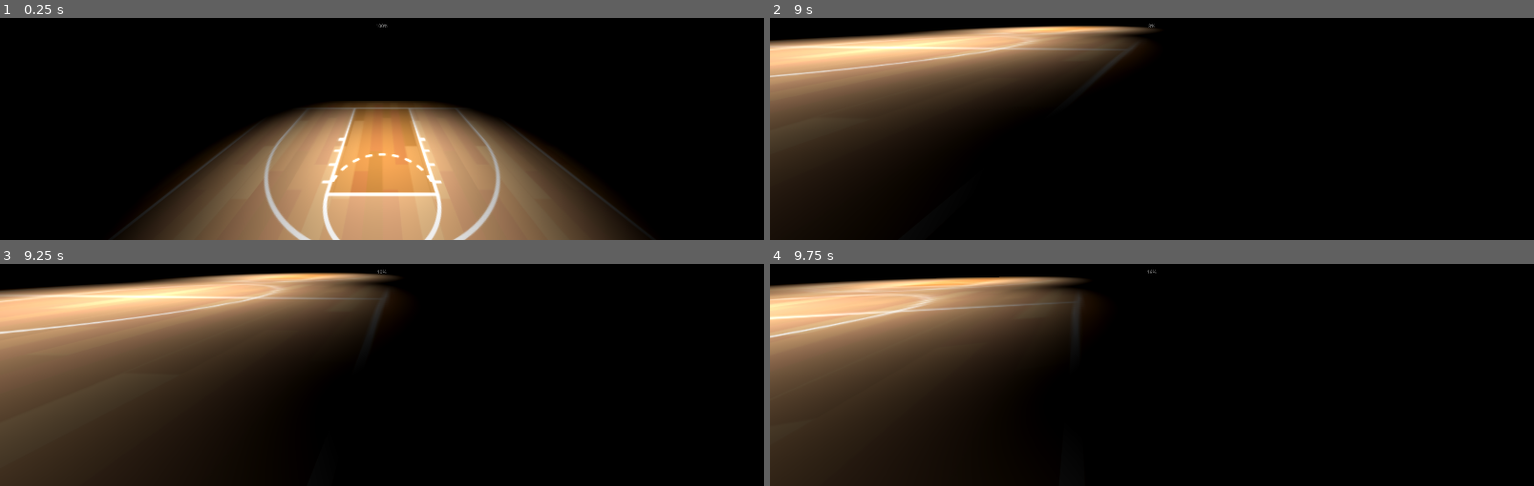
Above: before the commit, frames 1-4 (two rows, left to right).
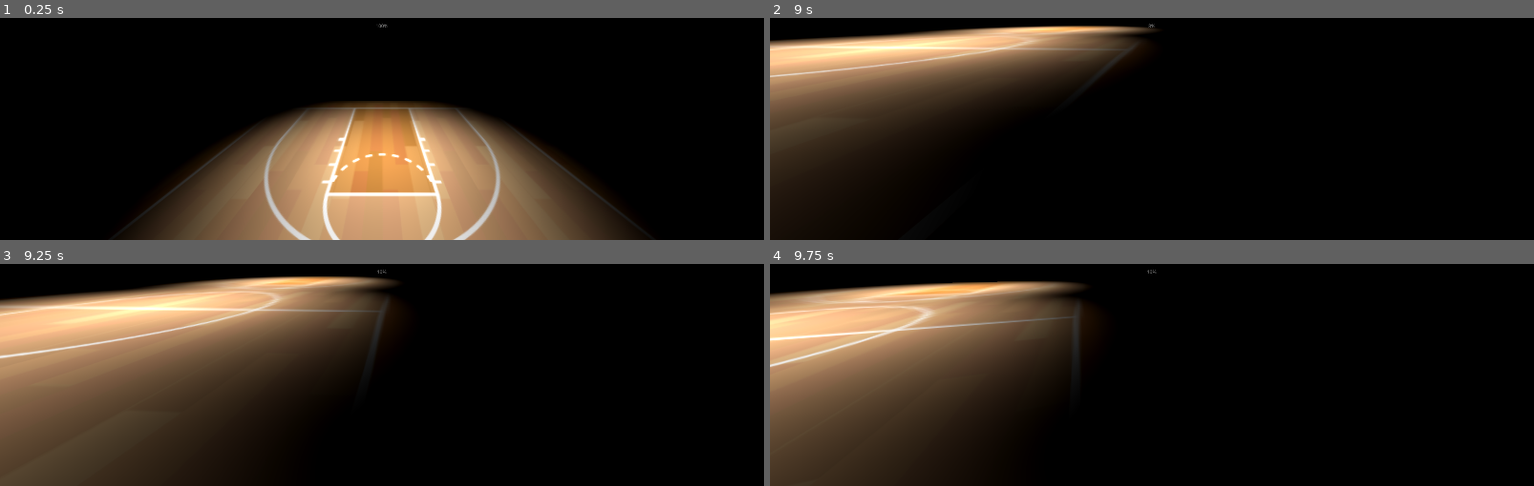
Above: after the commit, the same moments.

Repository: Stetoskop/godot-dev
Game: Godot game, scene res://main_node_3d.tscn
The game is run twice, just before and just after one commit, with the same random seed, the same clock (stepped at 60 frames per second) and the same inputs.
Inputs (mouse positions are in pixels of both pictures, inside the frame that each line leads up to):
- Up to frame 1 (0.25 s): no input
- Up to frame 2 (9 s): move the mouse to (1190, 24) at 0.52 s; hold D (char_move_right) 0.53-1.28 s; tap Space (char_move_jump) at 0.6, 0.77, 1.07, 1.52, 1.55, 1.82, 2.3, 2.85, 3.02, 3.32, 3.77, 3.8, 4.07, 4.52, 4.55, 4.82, 5.1, 6.02, 6.05, 6.32, 6.77, 6.8, 7.07, 7.35, 7.52, 7.82, 8.3 s; move the mouse to (1113, 26) at 1.27 s; hold S (char_move_back) 1.28-2.03 s; tap W (char_move_forw) every 2.25 s from 1.35 to 8.1 s; move the mouse to (1167, 18) at 2.02 s; hold Shift (char_move_run) 2.03-2.78 s; hold D (char_move_right) 2.03-3.53 s; move the mouse to (1144, 33) at 2.77 s; move the mouse to (1205, 31) at 3.52 s; hold A (char_move_left) 3.53-5.03 s; move the mouse to (1090, 20) at 4.27 s; tap Shift (char_move_run) at 4.35, 8.85 s; move the mouse to (1159, 24) at 5.02 s; hold S (char_move_back) 5.03-5.78 s; move the mouse to (outside the picture) at 5.77 s; hold D (char_move_right) 5.78-8.03 s; move the mouse to (1190, 24) at 6.52 s; hold Shift (char_move_run) 6.53-7.28 s; move the mouse to (1113, 26) at 7.27 s; move the mouse to (1167, 18) at 8.02 s; hold S (char_move_back) 8.03-8.78 s; move the mouse to (1144, 33) at 8.77 s; hold A (char_move_left) from 8.78 s (still down)
- Up to frame 3 (9.25 s): keep holding A (char_move_left); tap Space (char_move_jump) at 9.02, 9.05 s
- Up to frame 4 (9.75 s): tap Space (char_move_jump) at 9.32, 9.6 s; move the mouse to (1205, 277) at 9.52 s; release A (char_move_left) at 9.53 s; hold D (char_move_right) from 9.53 s (still down)

Frames 1-2 are identical in both runs. In frame 3, 24% of the frame differs, in the area x 0-52%, y 3-100%; in frame 4, 21%.

Commit message:
2025-03-10-1855

Diff:
--- a/basketball_game/character_body_3d.gd
+++ b/basketball_game/character_body_3d.gd
@@ -34,7 +34,7 @@
 		velocity.y = jump_force
 		stamina_val -= 20
 	elif Input.is_action_just_pressed("char_move_jump") and is_on_floor():
-		velocity.y = jump_force/4
+		velocity.y = jump_force/1.5
 
 	var input_dir = Vector3(
 		Input.get_axis("char_move_left", "char_move_right"),
@@ -65,7 +65,6 @@
 @onready var stamina_bar := $"../ProgressBar"
 
 func _process(delta: float) -> void:
-
 	if speed > speed_default:
 		running = true
 	stamina_bar.min_value = stamina_min
--- a/basketball_game/main_node_3d.tscn
+++ b/basketball_game/main_node_3d.tscn
@@ -95,3 +95,9 @@
 [node name="MeshInstance3D2" type="MeshInstance3D" parent="."]
 transform = Transform3D(1, 0, 0, 0, 1, 0, 0, 0, 1, 0, 14, 0)
 mesh = SubResource("BoxMesh_0kftu")
+
+[node name="DirectionalLight3D" type="DirectionalLight3D" parent="."]
+transform = Transform3D(1, 0, 0, 0, 1, 0, 0, 0, 1, 0, 6.87033, 0)
+visible = false
+light_energy = 13.848
+sky_mode = 1
--- a/basketball_game/project.godot
+++ b/basketball_game/project.godot
@@ -1,3 +1,11 @@
+; Engine configuration file.
+; It's best edited using the editor UI and not directly,
+; since the parameters that go here are not all obvious.
+;
+; Format:
+;   [section] ; section goes between []
+;   param=value ; assign values to parameters
+
 config_version=5
 
 [application]
